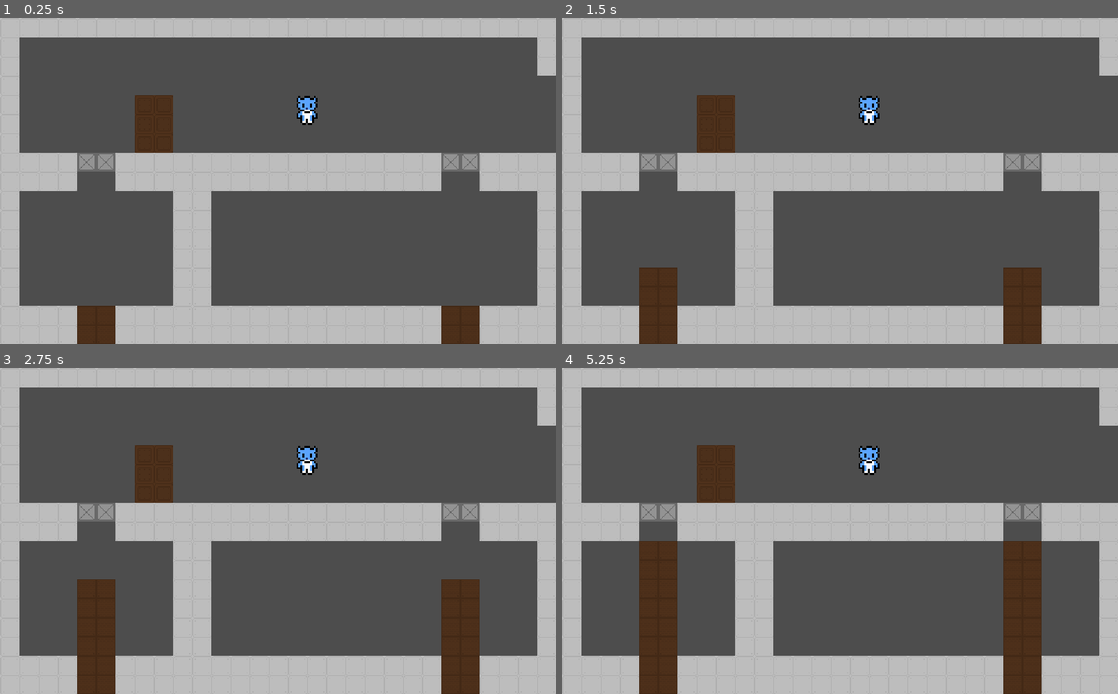
Above: before the commit, frames 1-4 (two rows, left to right).
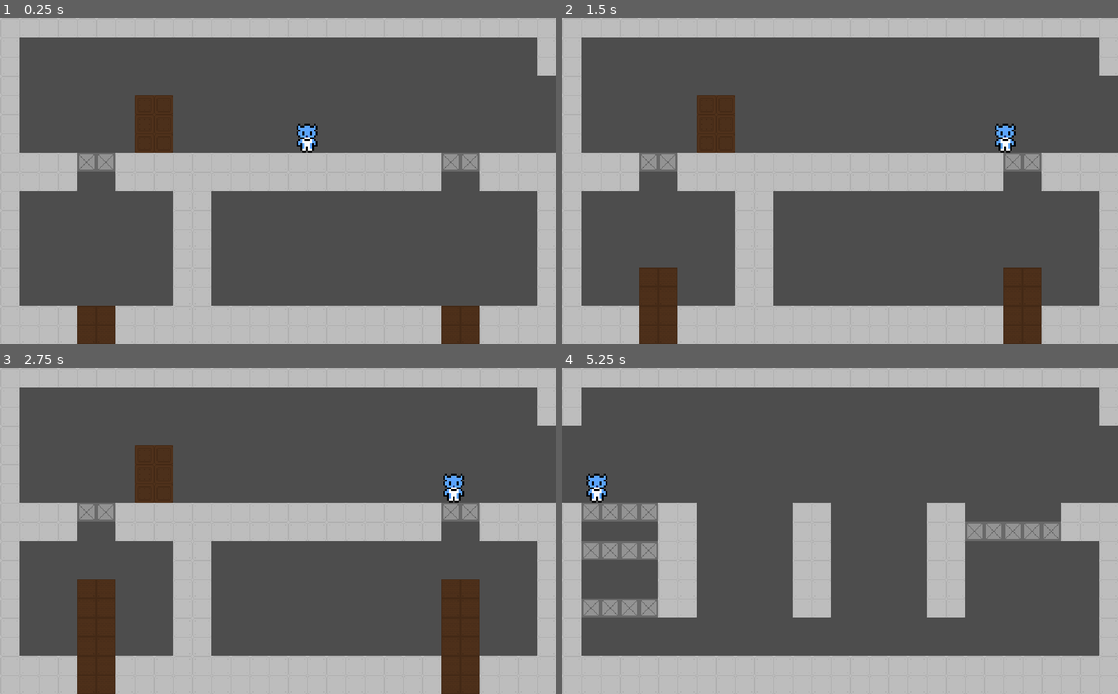
Above: after the commit, the same moments.

Repository: Furryous-Games/Pirate-Software-Game-Jam
Game: Godot game, scene res://Scenes/main_scene.tscn
Same seed, same stepped clock (60 frames per second), same inputs: the game is played once before the commit and once after it.
Inputs:
- Up to frame 1 (0.25 s): no input
- Up to frame 2 (1.5 s): tap Enter (interact) at 0.5 s; hold Z (climb, bound only after the commit) 0.53-1.28 s; hold Right (move_right) from 0.53 s (still down); tap Space (jump) at 0.77 s; tap X (dash, bound only after the commit) at 0.8, 1.35 s
- Up to frame 3 (2.75 s): tap Space (jump) at 1.52 s; tap Z (climb, bound only after the commit) at 1.55 s; release Right (move_right) at 2.03 s; hold Left (move_left) from 2.03 s (still down); tap Enter (interact) at 2.1 s; tap X (dash, bound only after the commit) at 2.3 s
- Up to frame 4 (5.25 s): release Left (move_left) at 2.78 s; hold Right (move_right) 2.78-4.28 s; tap Z (climb, bound only after the commit) at 2.85, 4.35 s; tap Space (jump) at 3.02, 3.77, 4.52 s; tap X (dash, bound only after the commit) at 3.6, 5.1 s; hold Left (move_left) 4.28-5.03 s; hold Right (move_right) from 5.03 s (still down)

The runs differ from the first frame. In frame 1, 0.5% of the frame differs, in the area x 53-58%, y 23-42%; in frame 2, 0.5%; in frame 3, 0.6%; in frame 4, 24%, in the area x 0-90%, y 17-100%.
Error before the commit: Cannot call method 'start' on a null value. (res://Scripts/player.gd:57)

Commit message:
Resolved merge errors
Re-added timers: jump buffer, coyote time, and dash time.
Re-added actions: move_up, climb, and dash.
Removed "up" and "w" inputs from "jump" action
Renamed files to follow standardized naming

Diff:
--- a/Scenes/main_scene.tscn
+++ b/Scenes/main_scene.tscn
@@ -1,11 +1,12 @@
 [gd_scene load_steps=4 format=3 uid="uid://cyddofgvf7ot2"]
 
-[ext_resource type="PackedScene" uid="uid://ke8ne88ddqf1" path="res://Scenes/player.tscn" id="1_6l7je"]
-[ext_resource type="Script" uid="uid://c1uh0ur1dwxgn" path="res://Scenes/main_script.gd" id="1_jv6wh"]
-[ext_resource type="PackedScene" uid="uid://d0o5qpml1wgkl" path="res://Scenes/Engineering Sector.tscn" id="3_jv6wh"]
+[ext_resource type="PackedScene" uid="uid://ke8ne88ddqf1" path="res://scenes/player.tscn" id="1_6l7je"]
+[ext_resource type="Script" uid="uid://c1uh0ur1dwxgn" path="res://scripts/main_script.gd" id="1_jv6wh"]
+[ext_resource type="PackedScene" uid="uid://d0o5qpml1wgkl" path="res://scenes/engineering_sector.tscn" id="3_jv6wh"]
 
 [node name="Game Jam - Only One" type="Node2D"]
 script = ExtResource("1_jv6wh")
+current_sector = 3
 
 [node name="Player" parent="." instance=ExtResource("1_6l7je")]
 position = Vector2(320, 110)
--- a/Scenes/player.tscn
+++ b/Scenes/player.tscn
@@ -1,7 +1,7 @@
-[gd_scene load_steps=8 format=3 uid="uid://ke8ne88ddqf1"]
+[gd_scene load_steps=7 format=3 uid="uid://ke8ne88ddqf1"]
 
-[ext_resource type="Script" uid="uid://dtkmogktxrytf" path="res://Scripts/player.gd" id="1_cvnsp"]
-[ext_resource type="Texture2D" uid="uid://ci1bd47fxc567" path="res://Assets/CharacterModels.png" id="1_v0iea"]
+[ext_resource type="Script" uid="uid://dtkmogktxrytf" path="res://scripts/player.gd" id="1_cvnsp"]
+[ext_resource type="Texture2D" uid="uid://ci1bd47fxc567" path="res://assets/sprites/CharacterModels.png" id="1_v0iea"]
 
 [sub_resource type="AtlasTexture" id="AtlasTexture_cvnsp"]
 atlas = ExtResource("1_v0iea")
@@ -28,23 +28,26 @@
 [sub_resource type="RectangleShape2D" id="RectangleShape2D_fkybt"]
 size = Vector2(7, 15)
 
-[sub_resource type="RectangleShape2D" id="RectangleShape2D_cvnsp"]
-size = Vector2(6, 14)
-
 [node name="Player" type="CharacterBody2D"]
 collision_mask = 3
 script = ExtResource("1_cvnsp")
 
-[node name="AnimatedSprite2D" type="AnimatedSprite2D" parent="."]
+[node name="Sprite" type="AnimatedSprite2D" parent="."]
 position = Vector2(0, -7)
 sprite_frames = SubResource("SpriteFrames_vgqql")
 
-[node name="CollisionShape2D" type="CollisionShape2D" parent="."]
+[node name="Collision" type="CollisionShape2D" parent="."]
 position = Vector2(0, -7)
 shape = SubResource("RectangleShape2D_fkybt")
 
-[node name="Internal Collider Check" type="ShapeCast2D" parent="."]
-position = Vector2(0, -7)
-shape = SubResource("RectangleShape2D_cvnsp")
-target_position = Vector2(0, 0)
-max_results = 2
+[node name="JumpBuffer" type="Timer" parent="."]
+wait_time = 0.1
+one_shot = true
+
+[node name="CoyoteTime" type="Timer" parent="."]
+wait_time = 0.08
+one_shot = true
+
+[node name="DashTime" type="Timer" parent="."]
+wait_time = 0.08
+one_shot = true
--- a/Scenes/timing_mechanism_platform.gd
+++ b/Scenes/timing_mechanism_platform.gd
@@ -54,12 +54,12 @@
 		print(curr_distance)
 
 func expand_platform(new_size: Vector2i) -> void:
-	for x in range(platform_size.x):
-		for y in range(platform_size.y):
+	for x in range(new_size.x):
+		for y in range(new_size.y):
 			platform_sprite.set_cell(Vector2i(x, y), 1, Vector2i(14, 3))
 
-	platform_collider.shape.size = platform_size * 20
-	platform_collider.position = (platform_size - Vector2i.ONE) * 10
+	platform_collider.shape.size = new_size * 20
+	platform_collider.position = (new_size - Vector2i.ONE) * 10
 
 
 func warp_to_position(new_pos: Vector2i, time_to_move: float, disable_collider: bool = true) -> void:
--- a/Scenes/wall_terminal.tscn
+++ b/Scenes/wall_terminal.tscn
@@ -1,8 +1,8 @@
 [gd_scene load_steps=7 format=3 uid="uid://5p3nb0s7xyta"]
 
-[ext_resource type="Script" uid="uid://coblrw8vgppis" path="res://Scripts/wall_terminal.gd" id="1_mhamb"]
-[ext_resource type="Texture2D" uid="uid://duly0lrfn20lw" path="res://Assets/buildingTileset.png" id="2_s02ai"]
-[ext_resource type="FontFile" uid="uid://r5wnp43srg1" path="res://Assets/Fonts/PixelOperator8.ttf" id="3_s02ai"]
+[ext_resource type="Script" path="res://Scripts/wall_terminal.gd" id="1_mhamb"]
+[ext_resource type="Texture2D" uid="uid://duly0lrfn20lw" path="res://assets/sprites/buildingTileset.png" id="2_s02ai"]
+[ext_resource type="FontFile" uid="uid://r5wnp43srg1" path="res://assets/fonts/PixelOperator8.ttf" id="3_s02ai"]
 
 [sub_resource type="AtlasTexture" id="AtlasTexture_44g47"]
 atlas = ExtResource("2_s02ai")
--- a/Scripts/player.gd
+++ b/Scripts/player.gd
@@ -6,7 +6,6 @@
 const DECELERATION = 1500
 const DASH_VELOCITY = 380
 const JUMP_VELOCITY = -420
-const GRAVITY = 1440 # get_gravity().y * 1.6
 
 var can_dash := false
 
@@ -17,7 +16,7 @@
 @onready var Sector = $"../".Sector
 @onready var current_sector = $"../".current_sector
 
-var current_terminals = []
+var current_terminals: Array = []
 var last_checked_position
 var currently_selected_terminal
 
@@ -64,7 +63,7 @@
 				# y:
 				0.0 if is_on_floor()
 				else CLIMB_SPEED * -direction.y if climbing
-				else velocity.y + GRAVITY * delta
+				else velocity.y + get_gravity().y * delta
 		)
 		var velocity_acceleration: int = ACCELERATION if sign(velocity.x * direction.x) == 1 else DECELERATION
 
@@ -127,7 +126,7 @@
 			currently_selected_terminal = current_terminals[0]
 	# Otherwise, find the closest terminal to the player
 	else:
-		var closest_terminal
+		var closest_terminal = null
 
 		# Loop through all terminals within range
 		for terminal in current_terminals:
--- a/project.godot
+++ b/project.godot
@@ -27,48 +27,49 @@
 
 move_left={
 "deadzone": 0.2,
-"events": [Object(InputEventKey,"resource_local_to_scene":fa …(140 unchanged characters)… d":false,"keycode":0,"physical_keycode":65,"key_label":0,"unicode":97,"location":0,"echo":false,"script":null)
-, Object(InputEventKey,"resource_local_to_scene":false,"reso …(131 unchanged characters)… d":false,"keycode":0,"physical_keycode":4194319,"key_label":0,"unicode":0,"location":0,"echo":false,"script":null)
+"events": [Object(InputEventKey,"resource_local_to_scene":fa …(140 unchanged characters)… d":false,"keycode":0,"physical_keycode":4194319,"key_label":0,"unicode":0,"location":0,"echo":false,"script":null)
+, Object(InputEventKey,"resource_local_to_scene":false,"reso …(131 unchanged characters)… d":false,"keycode":0,"physical_keycode":65,"key_label":0,"unicode":97,"location":0,"echo":false,"script":null)
 ]
 }
 move_right={
 "deadzone": 0.2,
-"events": [Object(InputEventKey,"resource_local_to_scene":fa …(140 unchanged characters)… d":false,"keycode":0,"physical_keycode":68,"key_label":0,"unicode":100,"location":0,"echo":false,"script":null)
-, Object(InputEventKey,"resource_local_to_scene":false,"reso …(131 unchanged characters)… d":false,"keycode":0,"physical_keycode":4194321,"key_label":0,"unicode":0,"location":0,"echo":false,"script":null)
+"events": [Object(InputEventKey,"resource_local_to_scene":fa …(140 unchanged characters)… d":false,"keycode":0,"physical_keycode":4194321,"key_label":0,"unicode":0,"location":0,"echo":false,"script":null)
+, Object(InputEventKey,"resource_local_to_scene":false,"reso …(131 unchanged characters)… d":false,"keycode":0,"physical_keycode":68,"key_label":0,"unicode":100,"location":0,"echo":false,"script":null)
+]
+}
+move_up={
+"deadzone": 0.2,
+"events": [Object(InputEventKey,"resource_local_to_scene":false,"resource_name":"","device":-1,"window_id":0,"alt_pressed":false,"shift_pressed":false,"ctrl_pressed":false,"meta_pressed":false,"pressed":false,"keycode":0,"physical_keycode":4194320,"key_label":0,"unicode":0,"location":0,"echo":false,"script":null)
+, Object(InputEventKey,"resource_local_to_scene":false,"resource_name":"","device":-1,"window_id":0,"alt_pressed":false,"shift_pressed":false,"ctrl_pressed":false,"meta_pressed":false,"pressed":false,"keycode":0,"physical_keycode":87,"key_label":0,"unicode":119,"location":0,"echo":false,"script":null)
+]
+}
+move_down={
+"deadzone": 0.2,
+"events": [Object(InputEventKey,"resource_local_to_scene":false,"resource_name":"","device":-1,"window_id":0,"alt_pressed":false,"shift_pressed":false,"ctrl_pressed":false,"meta_pressed":false,"pressed":false,"keycode":0,"physical_keycode":4194322,"key_label":0,"unicode":0,"location":0,"echo":false,"script":null)
+, Object(InputEventKey,"resource_local_to_scene":false,"resource_name":"","device":-1,"window_id":0,"alt_pressed":false,"shift_pressed":false,"ctrl_pressed":false,"meta_pressed":false,"pressed":false,"keycode":0,"physical_keycode":83,"key_label":0,"unicode":115,"location":0,"echo":false,"script":null)
 ]
 }
 jump={
 "deadzone": 0.2,
-"events": [Object(InputEventKey,"resource_local_to_scene":fa …(140 unchanged characters)… d":false,"keycode":0,"physical_keycode":87,"key_label":0,"unicode":119,"location":0,"echo":false,"script":null)
+"events": [Object(InputEventKey,"resource_local_to_scene":fa …(140 unchanged characters)… d":false,"keycode":0,"physical_keycode":67,"key_label":0,"unicode":99,"location":0,"echo":false,"script":null)
 , Object(InputEventKey,"resource_local_to_scene":false,"resource_name":"","device":-1,"window_id":0,"alt_pressed":false …(182 unchanged characters)…
-, Object(InputEventKey,"resource_local_to_scene":false,"resource_name":"","device":-1,"window_id":0,"alt_pressed":false,"shift_pressed":false,"ctrl_pressed":false,"meta_pressed":false,"pressed":false,"keycode":0,"physical_keycode":4194320,"key_label":0,"unicode":0,"location":0,"echo":false,"script":null)
 ]
 }
-green_light_change={
+climb={
 "deadzone": 0.2,
-"events": [Object(InputEventKey,"resource_local_to_scene":fa …(140 unchanged characters)… d":false,"keycode":0,"physical_keycode":49,"key_label":0,"unicode":49,"location":0,"echo":false,"script":null)
+"events": [Object(InputEventKey,"resource_local_to_scene":fa …(140 unchanged characters)… d":false,"keycode":0,"physical_keycode":90,"key_label":0,"unicode":122,"location":0,"echo":false,"script":null)
 ]
 }
-blue_light_change={
+dash={
 "deadzone": 0.2,
-"events": [Object(InputEventKey,"resource_local_to_scene":fa …(140 unchanged characters)… d":false,"keycode":0,"physical_keycode":50,"key_label":0,"unicode":50,"location":0,"echo":false,"script":null)
-]
-}
-red_light_change={
-"deadzone": 0.2,
-"events": [Object(InputEventKey,"resource_local_to_scene":false,"resource_name":"","device":-1,"window_id":0,"alt_pressed":false,"shift_pressed":false,"ctrl_pressed":false,"meta_pressed":false,"pressed":false,"keycode":0,"physical_keycode":51,"key_label":0,"unicode":51,"location":0,"echo":false,"script":null)
+"events": [Object(InputEventKey,"resource_local_to_scene":fa …(140 unchanged characters)… d":false,"keycode":0,"physical_keycode":88,"key_label":0,"unicode":120,"location":0,"echo":false,"script":null)
 ]
 }
 interact={
 "deadzone": 0.2,
-"events": [Object(InputEventKey,"resource_local_to_scene":fa …(140 unchanged characters)… d":false,"keycode":0,"physical_keycode":4194309,"key_label":0,"unicode":0,"location":0,"echo":false,"script":null)
+"events": [Object(InputEventKey,"resource_local_to_scene":fa …(140 unchanged characters)… d":false,"keycode":0,"physical_keycode":86,"key_label":0,"unicode":118,"location":0,"echo":false,"script":null)
+, Object(InputEventKey,"resource_local_to_scene":false,"resource_name":"","device":-1,"window_id":0,"alt_pressed":false,"shift_pressed":false,"ctrl_pressed":false,"meta_pressed":false,"pressed":false,"keycode":0,"physical_keycode":4194309,"key_label":0,"unicode":0,"location":0,"echo":false,"script":null)
 , Object(InputEventKey,"resource_local_to_scene":false,"resource_name":"","device":-1,"window_id":0,"alt_pressed":false …(183 unchanged characters)…
-]
-}
-move_down={
-"deadzone": 0.2,
-"events": [Object(InputEventKey,"resource_local_to_scene":false,"resource_name":"","device":-1,"window_id":0,"alt_pressed":false,"shift_pressed":false,"ctrl_pressed":false,"meta_pressed":false,"pressed":false,"keycode":0,"physical_keycode":83,"key_label":0,"unicode":115,"location":0,"echo":false,"script":null)
-, Object(InputEventKey,"resource_local_to_scene":false,"resource_name":"","device":-1,"window_id":0,"alt_pressed":false,"shift_pressed":false,"ctrl_pressed":false,"meta_pressed":false,"pressed":false,"keycode":0,"physical_keycode":4194322,"key_label":0,"unicode":0,"location":0,"echo":false,"script":null)
 ]
 }
 
@@ -79,7 +80,7 @@
 
 [physics]
 
-2d/default_gravity=900.0
+2d/default_gravity=1440.0
 
 [rendering]
 
Not shown, changed: Assets/Fonts/PixelOperator8-Bold.ttf.import
Not shown, changed: Assets/Fonts/PixelOperator8.ttf.import
Renamed: Scenes/Engineering Tilemaps.tscn -> scenes/engineering _tilemaps.tscn
Renamed: Scenes/Engineering Sector.tscn -> scenes/engineering_sector.tscn
Not shown, added: scenes/main_script.gd.uid
